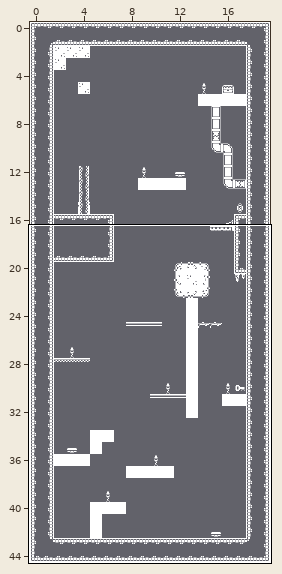
Tiled map, stored at assets/maps/level2.tmx. Above: a wide view before the commit, with the close-up outlined.
Close-up. Before the commit:
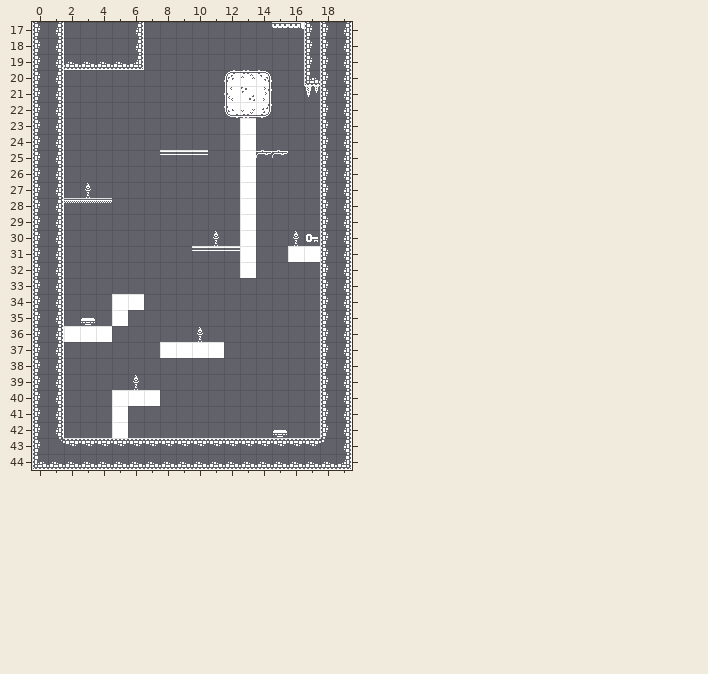
Cells are 16x16 px. Shown: x 0..19, y 17..44. The commit also changed other parts of the map, which this record leaves out.
New version:
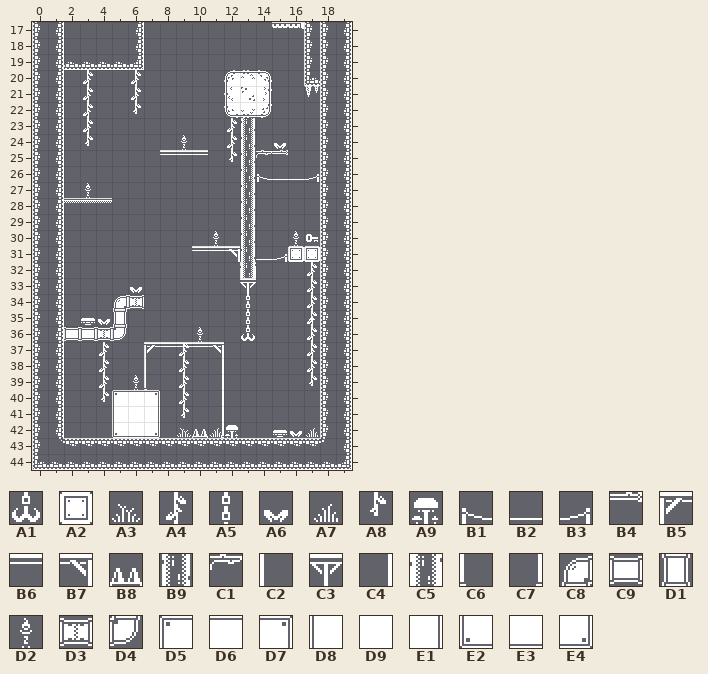
Key: from "monochrome_tilemap_transparent": A1 6, A2 9, A3 18, A4 19, A5 23, A6 37, A7 38, A8 39, A9 54, B1 140, B2 141, B3 142, B4 149, B5 180, B6 181, B7 182, B8 183, B9 188, C1 189, C2 200, C3 201, C4 202, C5 208, C6 220, C7 222, C8 227, C9 228, D1 247, D2 248, D3 268, D4 269, D5 354, D6 355, D7 356, D8 374, D9 375, E1 376, E2 394, E3 395, E4 396.
__ is an empty cell.
Objects are placed by their top-left corner, in cells (3,4 is the top-left corner of cell 3,4); size is 1x1 cell unless given.
Diff:
Layer "ground":
y 23..24: x 13 D9 -> B9
y 25: x 13 D9 -> B9; x 15 C1 -> B4
y 26..30: x 13 D9 -> B9
y 31: x 13 D9 -> B9; x 16..17 D9 D9 -> A2 A2
y 32: x 13 D9 -> C5
y 34: x 5..6 D9 D9 -> C8 D3
y 35: x 5 D9 -> D1
y 36: x 2..5 D9 D9 D9 __ -> C9 C9 D3 D4
y 37: x 8..11 D9 D9 D9 D9 -> __ __ __ __
y 40: x 5..7 D9 D9 D9 -> D5 D6 D7
y 41: x 5..7 D9 __ __ -> D8 D9 E1
y 42: x 5..7 D9 __ __ -> E2 E3 E4
Layer "decoration":
y 20..21: x 3 __ -> A4; x 6 __ -> A4
y 22: x 3 __ -> A4; x 6 __ -> A8
y 23: x 3 __ -> A4; x 12 __ -> A4
y 24: x 3 __ -> A8; x 12 __ -> A4
y 25: x 12 __ -> A8
y 26: x 14..17 __ __ __ __ -> B1 B2 B2 B3
y 31: x 12 __ -> B7; x 14..15 __ __ -> B2 B3
y 32: x 17 __ -> A4
y 33: x 13 __ -> C3; x 17 __ -> A4
y 34..35: x 13 __ -> A5; x 17 __ -> A4
y 36: x 13 __ -> A1; x 17 __ -> A4
y 37..38: x 4 __ -> A4; x 9 __ -> A4; x 17 __ -> A4
y 39: x 4 __ -> A4; x 9 __ -> A4
y 40: x 9 __ -> A4
y 42: x 9 __ -> A3; x 11 __ -> A7; x 17 __ -> A7
Layer "foreground":
y 38: x 7 __ -> C2; x 11 __ -> C4
y 39: x 7 __ -> C6; x 11 __ -> C4
y 40..41: x 11 __ -> C4
y 42: x 11 __ -> C7
Layer "platforms":
y 37: x 7..11 __ __ __ __ __ -> B5 B6 B6 B6 B7
Layer "triggers":
added: B8 "spike" at 10,42
Layer "lights":
added: A8 "berry" at 6,22
added: D2 "torch" at 9,24
added: A8 "berry" at 3,24
added: A6 "leaf" at 15,24
added: A8 "berry" at 12,25
added: A6 "leaf" at 6,33
added: A8 "berry" at 17,35
added: A6 "leaf" at 4,35
added: A8 "berry" at 17,39
added: A8 "berry" at 4,40
added: A8 "berry" at 9,41
added: A9 "mushroom" at 12,42
added: A6 "leaf" at 16,42
